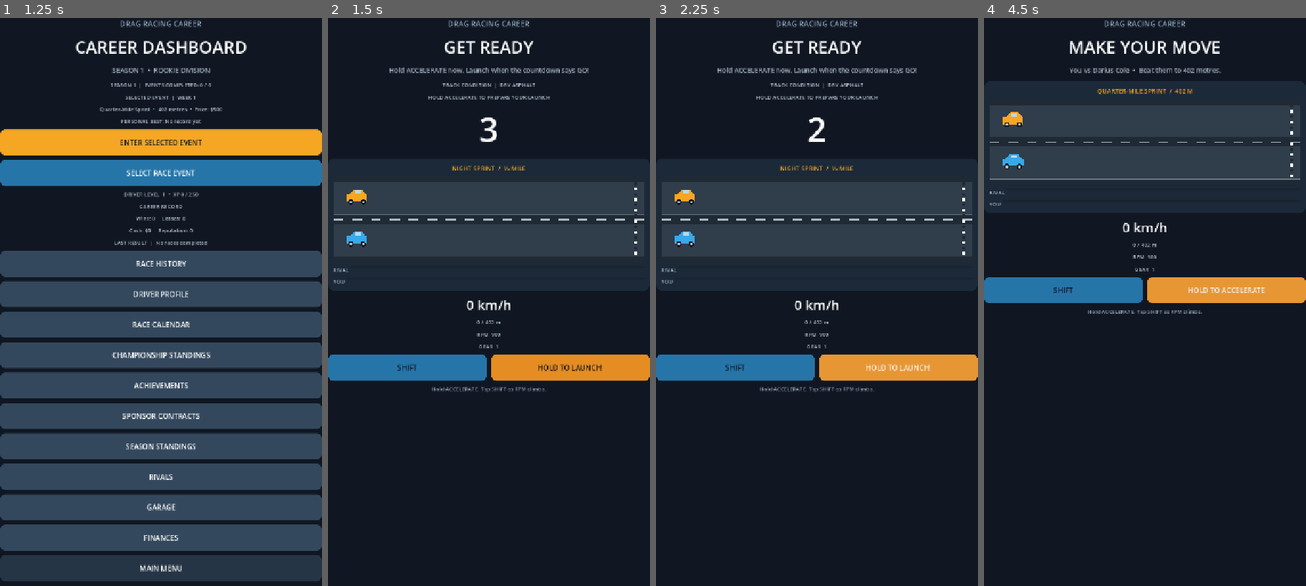
Above: before the commit, frames 1-4 (left to right).
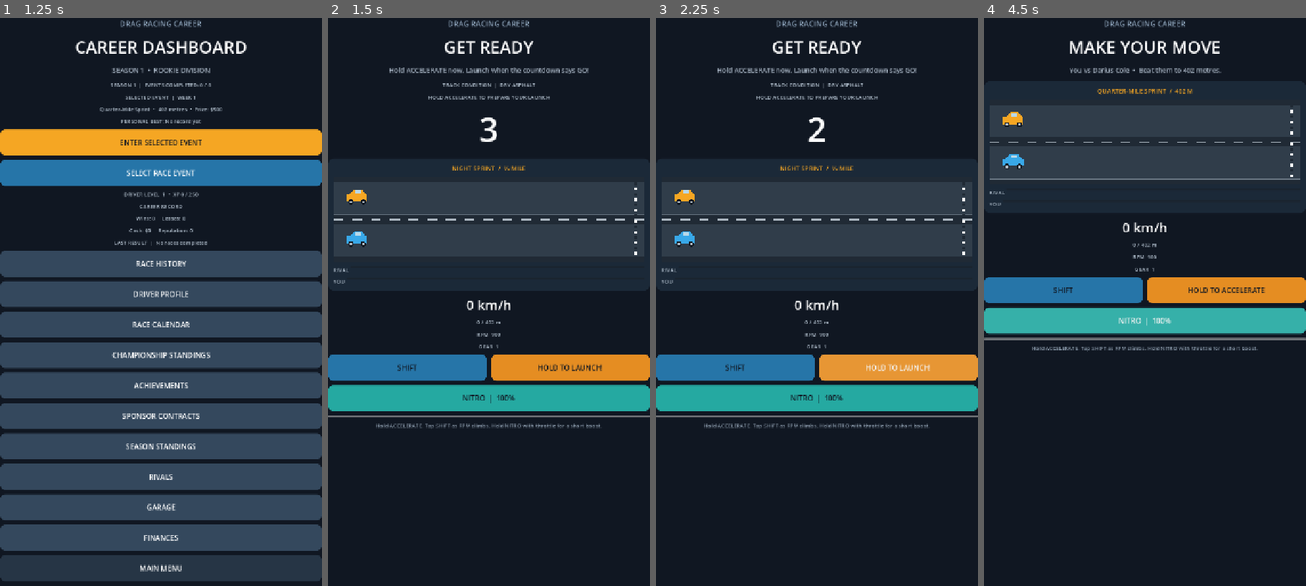
Above: after the commit, the same moments.

Repository: gleeshyyy/-Drag-Racing-Career
Game: Godot game, scene res://main.tscn
Same seed, same stepped clock (60 frames per second), same inputs: the game is played once before the commit and once after it.
Inputs:
- Up to frame 1 (1.25 s): click "CAREER MODE" at 0.5 s
- Up to frame 2 (1.5 s): click "ENTER SELECTED EVENT" at 1.25 s
- Up to frame 3 (2.25 s): click "HOLD TO LAUNCH!" at 2 s
- Up to frame 4 (4.5 s): click "HOLD TO LAUNCH!" at 2.75 s; click "SHIFT" at 3.5 s; click "HOLD TO LAUNCH!" (after the commit: "NITRO | 100%") at 4.25 s

Frame 1 is identical in both runs. In frame 2, 5.3% of the frame differs, in the area x 0-100%, y 64-73%; in frame 3, 5.3%; in frame 4, 5.6%, in the area x 0-100%, y 47-59%.

Commit message:
Add limited nitro boost to drag races

Diff:
--- a/main.gd
+++ b/main.gd
@@ -61,6 +61,10 @@
 var shift_cooldown := 0.0
 var race_time := 0.0
 var race_top_speed := 0.0
+var nitro_remaining := 100.0
+var nitro_used := 0.0
+var nitro_down := false
+var nitro_active := false
 var last_top_speed_record := false
 var race_track_condition := "DRY ASPHALT"
 var player_grip_multiplier := 1.0
@@ -118,6 +122,8 @@
 var player_bar: ProgressBar
 var rival_bar: ProgressBar
 var throttle_button: Button
+var nitro_button: Button
+var nitro_bar: ProgressBar
 var shift_button: Button
 var race_panel: VBoxContainer
 var menu_panel: VBoxContainer
@@ -136,9 +142,16 @@
 		return
 	race_time += delta
 	shift_cooldown = maxf(0.0, shift_cooldown - delta)
+	nitro_active = throttle_down and nitro_down and nitro_remaining > 0.0
+	if nitro_active:
+		var nitro_drain := minf(nitro_remaining, 35.0 * delta)
+		nitro_remaining -= nitro_drain
+		nitro_used += nitro_drain
 	if throttle_down:
 		var gear_factor := 1.0 + float(gear - 1) * 0.025
-		player_speed = minf(car_max_speed * gear_factor, player_speed + car_acceleration * player_grip_multiplier * gear_factor * delta)
+		var boost_multiplier := 1.65 if nitro_active else 1.0
+		var speed_limit := car_max_speed + (35.0 if nitro_active else 0.0)
+		player_speed = minf(speed_limit * gear_factor, player_speed + car_acceleration * player_grip_multiplier * gear_factor * boost_multiplier * delta)
 		rpm = minf(7600.0, rpm + 3900.0 * delta)
 	else:
 		player_speed = maxf(0.0, player_speed - 4.0 * delta)
@@ -275,9 +288,21 @@
 	throttle_button.button_down.connect(func(): throttle_down = true)
 	throttle_button.button_up.connect(func(): throttle_down = false)
 	controls.add_child(throttle_button)
+	nitro_button = _make_button("NITRO  |  100%", Color("#25a9a1"))
+	nitro_button.size_flags_horizontal = Control.SIZE_EXPAND_FILL
+	nitro_button.button_down.connect(func(): nitro_down = true)
+	nitro_button.button_up.connect(func(): nitro_down = false)
+	nitro_button.disabled = false
+	race_panel.add_child(nitro_button)
+	nitro_bar = ProgressBar.new()
+	nitro_bar.min_value = 0.0
+	nitro_bar.max_value = 100.0
+	nitro_bar.value = 100.0
+	nitro_bar.show_percentage = false
+	race_panel.add_child(nitro_bar)
 
 	var hint := Label.new()
-	hint.text = "Hold ACCELERATE. Tap SHIFT as RPM climbs."
+	hint.text = "Hold ACCELERATE. Tap SHIFT as RPM climbs. Hold NITRO with throttle for a short boost."
 	hint.horizontal_alignment = HORIZONTAL_ALIGNMENT_CENTER
 	hint.autowrap_mode = TextServer.AUTOWRAP_WORD_SMART
 	hint.add_theme_font_size_override("font_size", 12)
@@ -1035,6 +1060,10 @@
 	gear = 1
 	race_time = 0.0
 	race_top_speed = 0.0
+	nitro_remaining = 100.0
+	nitro_used = 0.0
+	nitro_down = false
+	nitro_active = false
 	_roll_track_condition()
 	throttle_down = false
 	if career_race:
@@ -1109,10 +1138,17 @@
 	rival_bar.value = minf(rival_distance, race_distance)
 	track_visual.set_player_paint(Color(str(car_paints.get(active_car, "#f5a623"))))
 	track_visual.set_progress(player_distance / race_distance, rival_distance / race_distance)
+	if is_instance_valid(nitro_bar):
+		nitro_bar.value = nitro_remaining
+	if is_instance_valid(nitro_button):
+		nitro_button.text = "NITRO  |  %d%%" % int(nitro_remaining)
+		nitro_button.disabled = nitro_remaining <= 0.0
 
 func _finish_race() -> void:
 	race_active = false
 	throttle_down = false
+	nitro_down = false
+	nitro_active = false
 	var was_career_race := career_race
 	var won := player_distance >= race_distance and player_distance >= rival_distance
 	var record_key := selected_event_id if career_race else "quick_402"
@@ -1131,6 +1167,7 @@
 		"result": "WIN" if won else "LOSS",
 		"time": race_time,
 		"top_speed": race_top_speed,
+		"nitro_used": nitro_used,
 		"condition": race_track_condition,
 		"distance": int(race_distance),
 		"prize": race_prize,
@@ -1180,6 +1217,7 @@
 	_add_section_label("OPPONENT  |  " + rival_name)
 	_add_section_label("YOUR TIME  |  %.2f seconds" % race_time)
 	_add_section_label("TOP SPEED  |  %d km/h%s" % [int(race_top_speed), "  •  NEW RECORD!" if last_top_speed_record else ""])
+	_add_section_label("NITRO USED  |  %d%%" % int(nitro_used))
 	_add_section_label("TRACK CONDITION  |  " + race_track_condition)
 	_add_section_label("DISTANCE  |  %d metres" % int(race_distance))
 	_add_section_label("PRIZE MONEY  |  $%s" % str(race_reward if was_career_race and won else 0))
